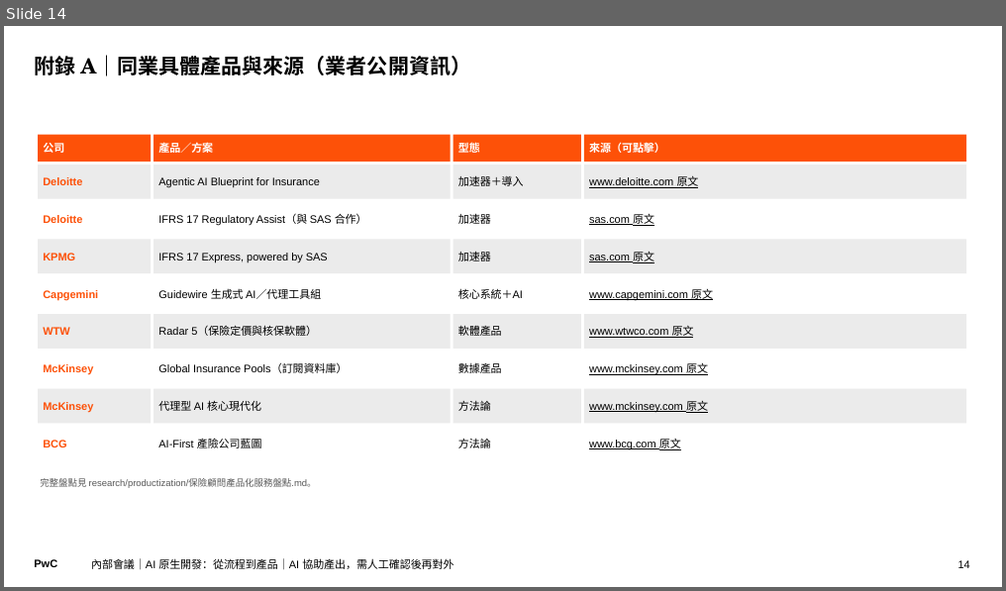
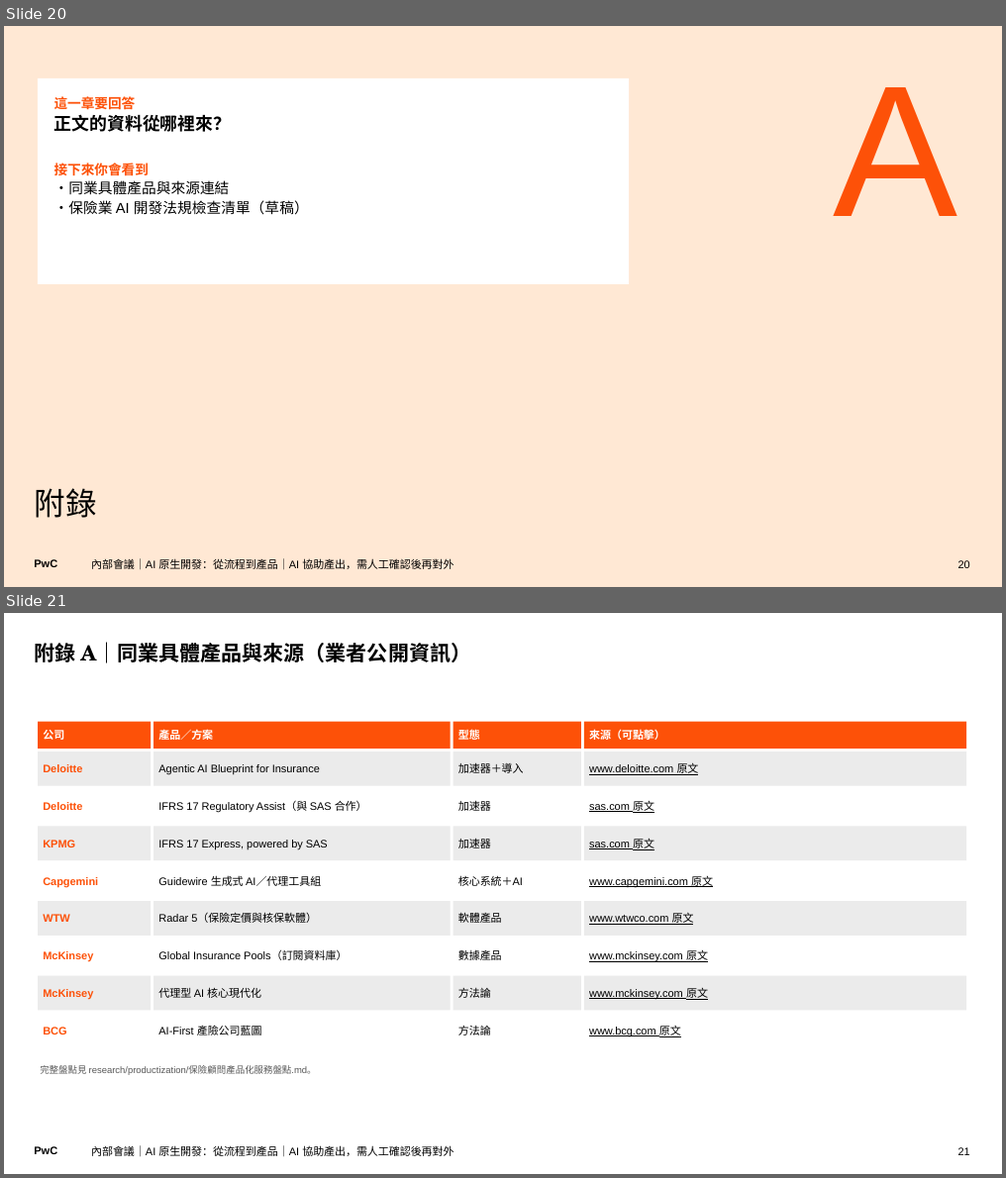
Before and after one commit to Robshao/PwC_FSC1, a slide deck: research/ai-native-sdlc/AI原生開發_從流程到產品_內部會議.pptx. Shown one above the other, each under a label of ours: slide 14 before the commit, slides 20 and 21 after it. The pictures are 1006x591 and 1006x1178 pixels, drawn with LibreOffice and Linux fonts; fonts in the diff are those of the drawing. Boxes give left, top, right and bottom in pixels: in the first picture for what was removed or moved away, otherwise in the second. Text is boxed around its words. In the diff, an @@ line names an element or a change of style, - is before the commit and + after.

```diff
--- a/research/ai-native-sdlc/AI原生開發_從流程到產品_內部會議.pptx
+++ b/research/ai-native-sdlc/AI原生開發_從流程到產品_內部會議.pptx
@@ slide 20 added at (x1=4, y1=26, x2=1002, y2=587), background #FFE8D4; not listed: 1 template element that a slide beside it also shows @@
@@ rectangle added at (x1=38, y1=78, x2=629, y2=284), fill #FFFFFF, 14 pt, text #000000 @@
+這一章要回答
+正文的資料從哪裡來？
+接下來你會看到
+・同業具體產品與來源連結
+・保險業 AI 開發法規檢查清單（草稿）
@@ text added at (x1=834, y1=87, x2=958, y2=216), 180 pt, text #FD5108 @@
+A
@@ title added at (x1=35, y1=488, x2=97, y2=518), 30 pt, text #000000 @@
+附錄
@@ text added at (x1=91, y1=559, x2=453, y2=570), 10.5 pt, text #000000 @@
+內部會議｜AI 原生開發：從流程到產品｜AI 協助產出，需人工確認後再對外
@@ page number added at (x1=958, y1=561, x2=970, y2=569), 10.5 pt, text #000000 @@
+20
@@ what was slide 14 is now slide 21 @@
@@ page number at (x1=958, y1=1148, x2=970, y2=1156): text changed @@
-14
+21
```
Also in this commit, not shown: 4 slides changed, 6 other slides added, 3 other files.
